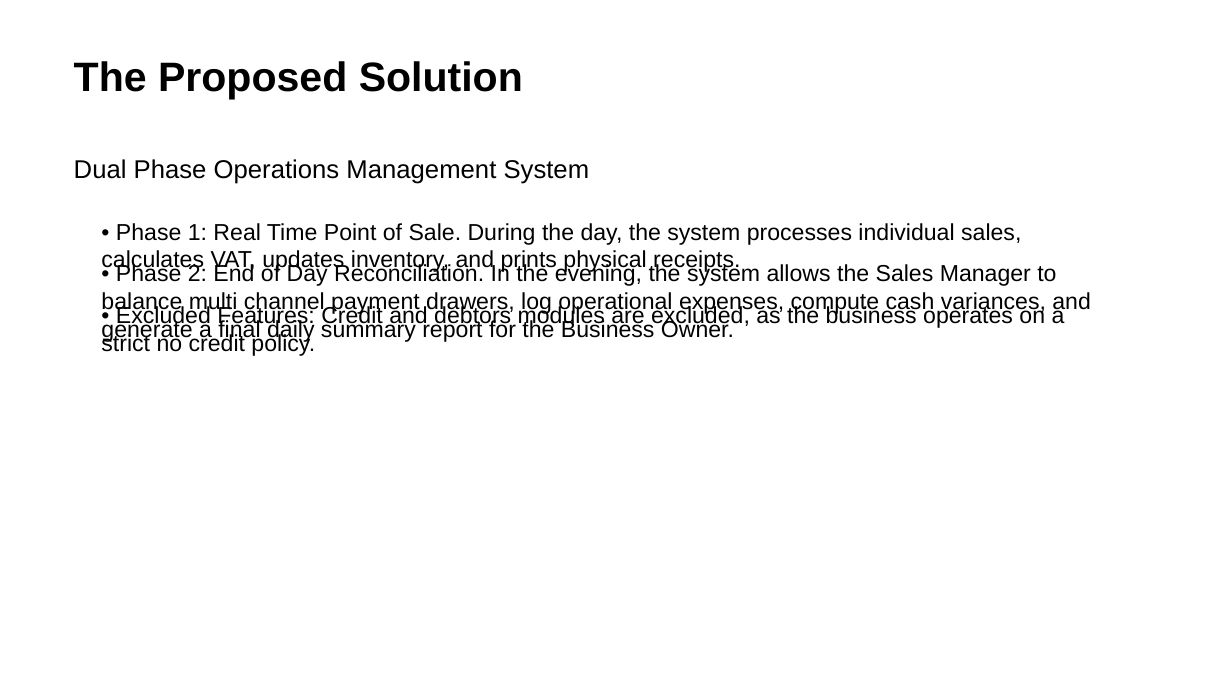
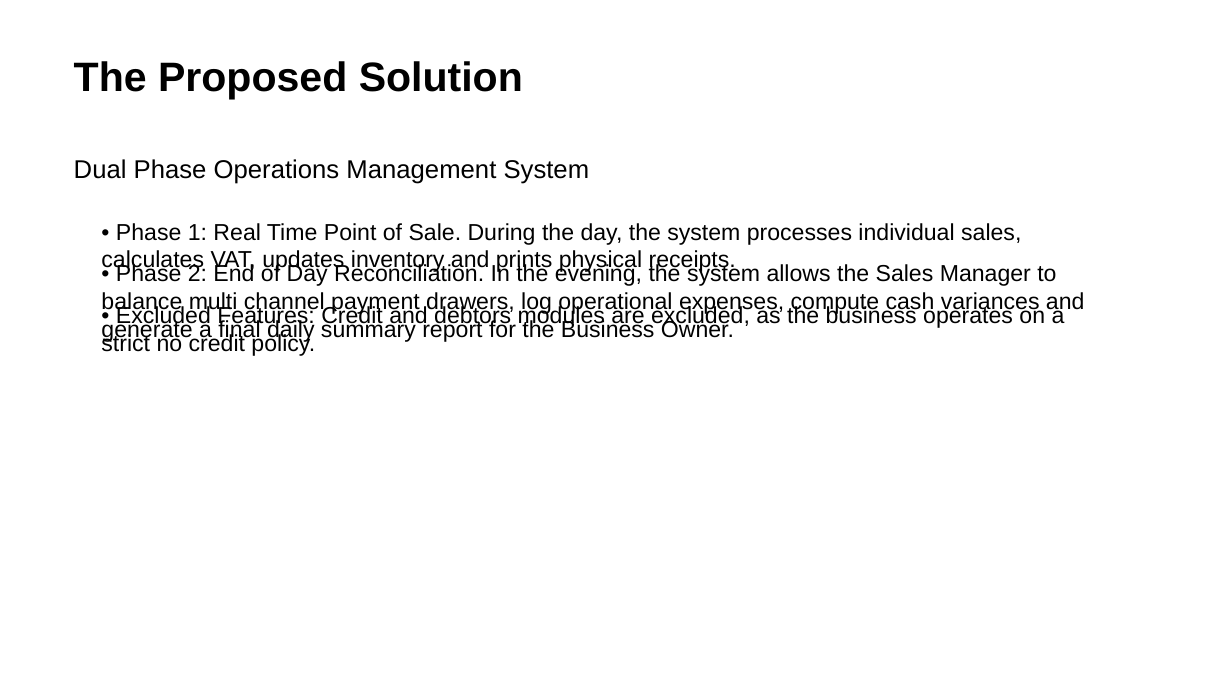
Before and after one commit to mugmarp/requirements-engineering-project-exercise, a slide deck: slide 7 of project_deliverables/PhaseFinal_Grand-Project-Presentation.pptx. Drawn at 1232x693 pixels with LibreOffice and Linux fonts; fonts in the diff are those of the drawing. Boxes give left, top, right and bottom in pixels: in the first picture for what was removed or moved away, otherwise in the second. Text is boxed around its words. In the diff, an @@ line names an element or a change of style, - is before the commit and + after.

```diff
--- a/project_deliverables/PhaseFinal_Grand-Project-Presentation.pptx
+++ b/project_deliverables/PhaseFinal_Grand-Project-Presentation.pptx
@@ text at (101, 223, 1021, 273): text changed @@
-• Phase 1: Real Time Point of Sale. During the day, the system processes individual sales, calculates VAT, updates inventory, and prints physical receipts.
+• Phase 1: Real Time Point of Sale. During the day, the system processes individual sales, calculates VAT, updates inventory and prints physical receipts.
@@ text at (101, 263, 1085, 342): text changed @@
-• Phase 2: End of Day Reconciliation. In the evening, the system allows the Sales Manager to balance multi channel payment drawers, log operational expenses, compute cash variances, and generate a final daily summary report for the Business Owner.
+• Phase 2: End of Day Reconciliation. In the evening, the system allows the Sales Manager to balance multi channel payment drawers, log operational expenses, compute cash variances and generate a final daily summary report for the Business Owner.
```
Also in this commit, not shown: 4 other slides changed, 6 other files.
